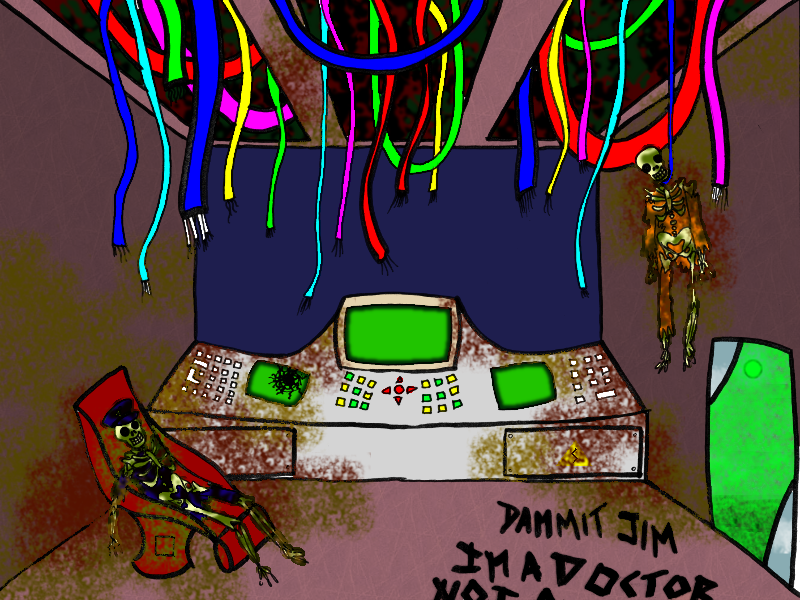
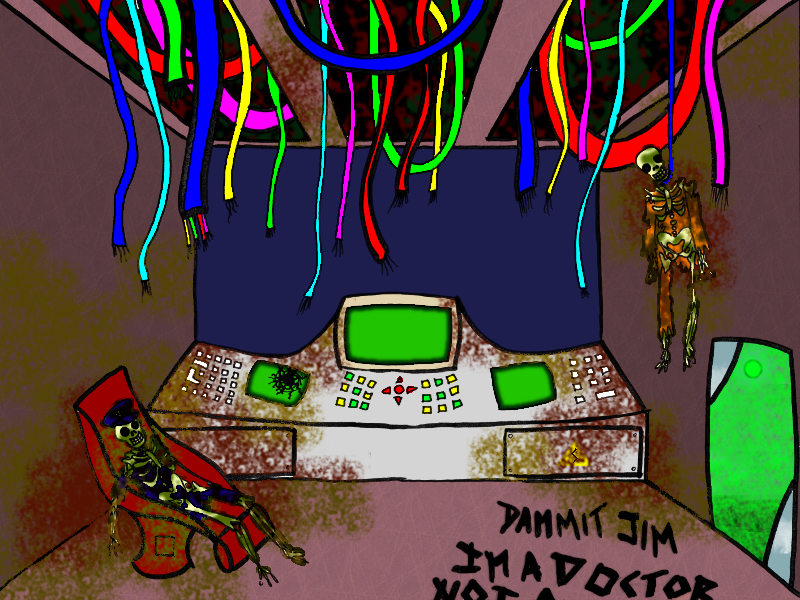
The second 800 × 600 image is a revision of the first. Changes to its layers:
painted on "Wires" over <box>184,213,209,245</box>
painted on "Walls darker" over <box>142,186,800,594</box>
painted on "Walls colour" over <box>142,186,800,594</box>
painted on "Walls" over <box>792,446,800,594</box>
